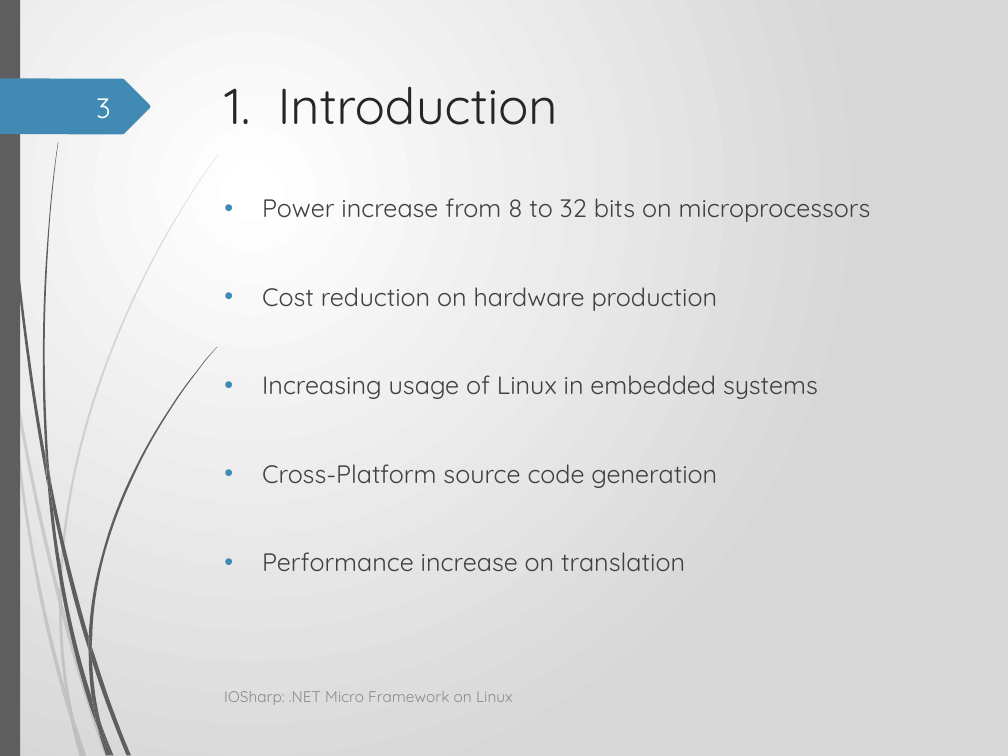
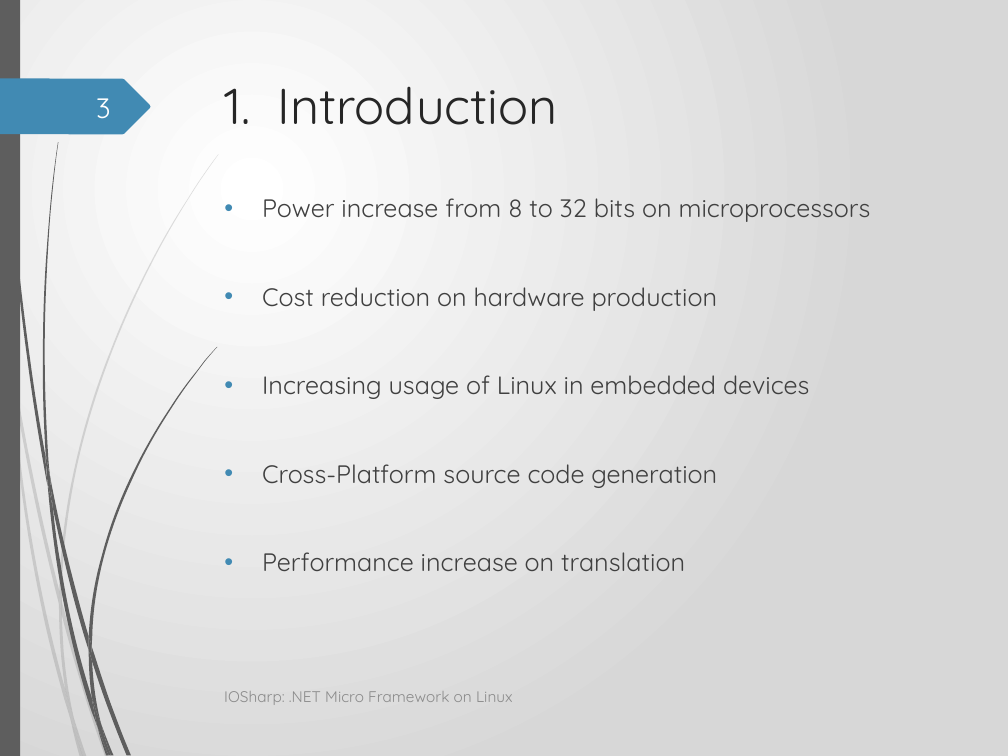
Before and after one commit to GerardSoleCa/BachelorThesisMisc, a slide deck: slide 3 of ThesisDoc/IOSharp.pptx. Drawn at 1008x756 pixels with LibreOffice and Linux fonts; fonts in the diff are those of the drawing; background and template pictures are left out. Boxes give left, top, right and bottom in pixels: in the first picture for what was removed or moved away, otherwise in the second. Text is boxed around its words. In the diff, an @@ line names an element or a change of style, - is before the commit and + after.

```diff
--- a/ThesisDoc/IOSharp.pptx
+++ b/ThesisDoc/IOSharp.pptx
@@ text at [262,375,810,399]: text changed @@
-• Increasing usage of Linux in embedded systems
+• Increasing usage of Linux in embedded devices
```
Also in this commit, not shown: 8 other slides changed, 3 slides added, 1 slide removed.
